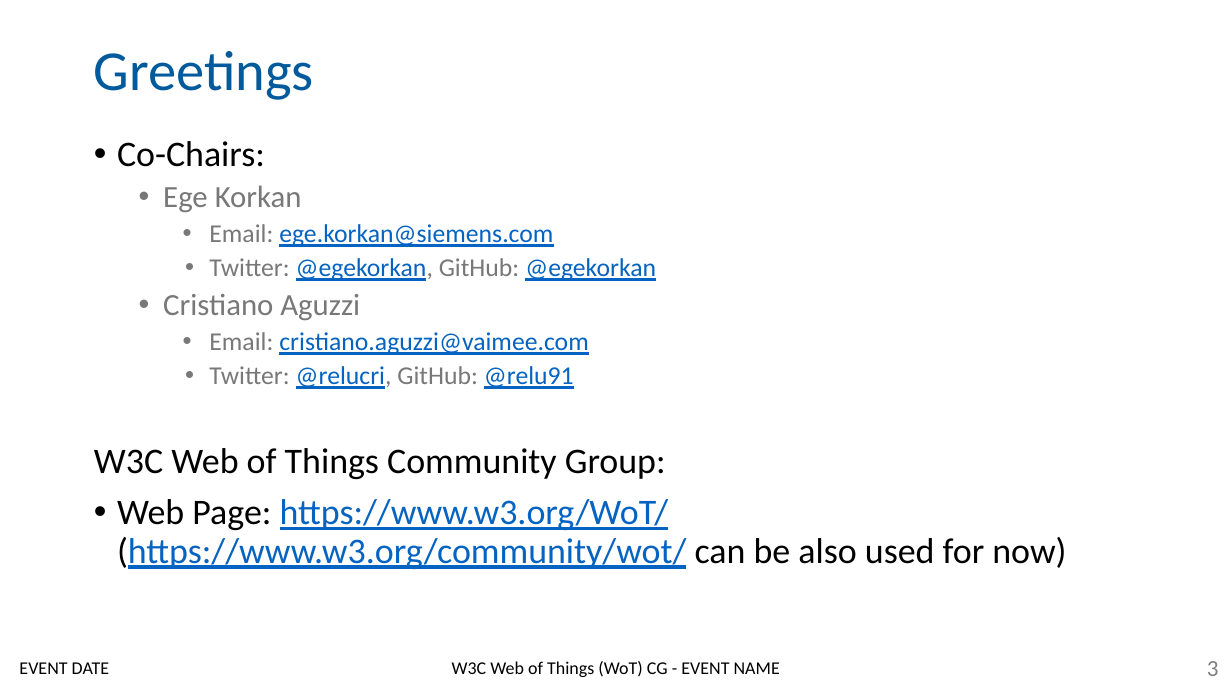
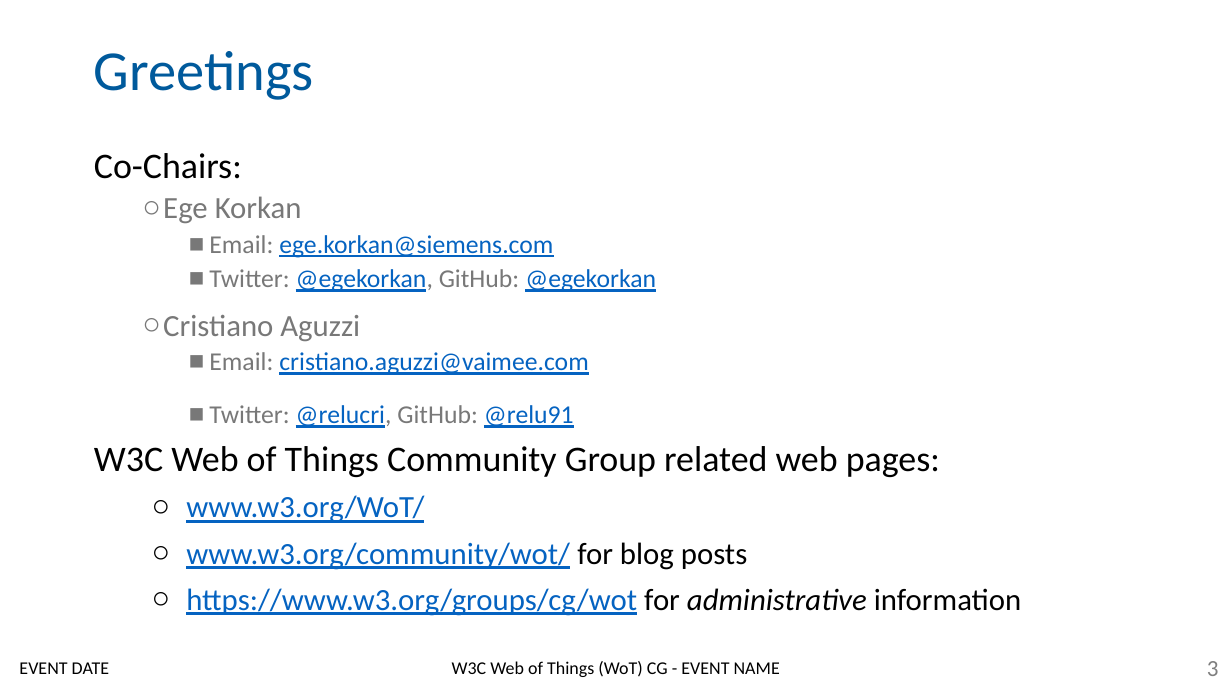
Before and after one commit to w3c/wot-cg, a slide deck: slide 3 of Presentations/Templates/WoT-CG-Template.odp. Drawn at 1232x693 pixels with LibreOffice and Linux fonts; fonts in the diff are those of the drawing; background and template pictures are left out. Boxes give left, top, right and bottom in pixels: in the first picture for what was removed or moved away, otherwise in the second. Text is boxed around its words. In the diff, an @@ line names an element or a change of style, - is before the commit and + after.

```diff
--- a/Presentations/Templates/WoT-CG-Template.odp
+++ b/Presentations/Templates/WoT-CG-Template.odp
@@ text at [94,153,656,428]: bullet • to none; line spacing 0.9 to 1.15; bullet • to ○; bullet • to ■; line spacing 0.9 to 1.5 @@
@@ text at [94,446,1021,616]: text changed; size 28 to 24 pt @@
-W3C Web of Things Community Group:
-• Web Page: https://www.w3.org/WoT/ (https://www.w3.org/community/wot/ can be also used for now)
+W3C Web of Things Community Group related web pages:
+  ○ www.w3.org/WoT/
+  ○ www.w3.org/community/wot/ for blog posts
+  ○ https://www.w3.org/groups/cg/wot for administrative information
```
Also in this commit, not shown: 5 other slides changed, 1 slide added, 1 other file.
